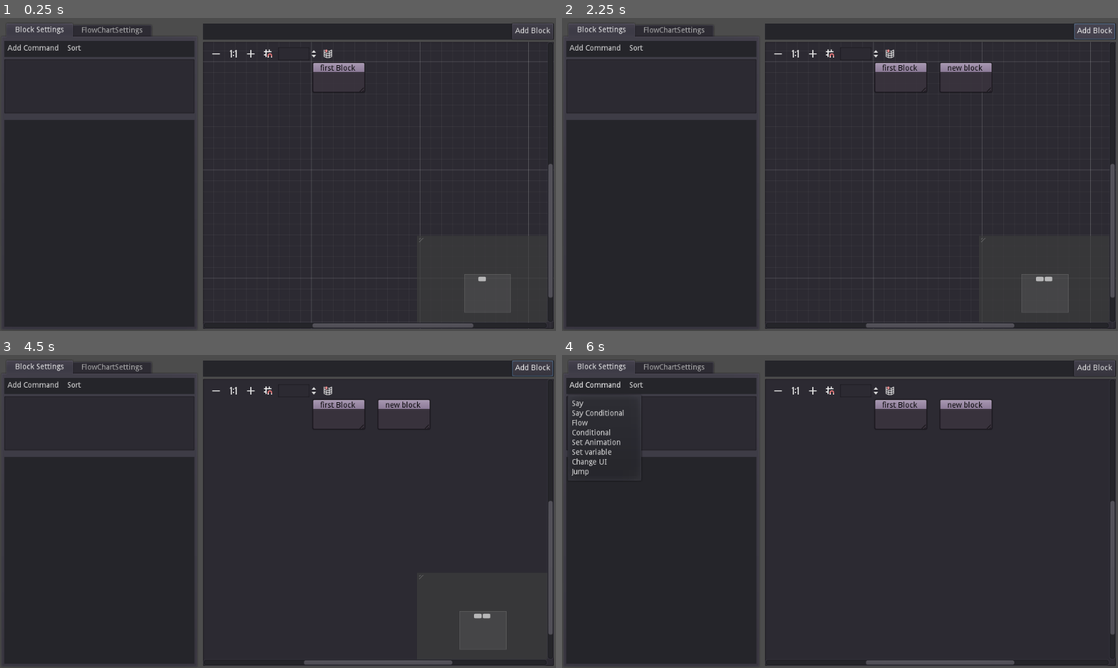
Above: before the commit, frames 1-4 (two rows, left to right).
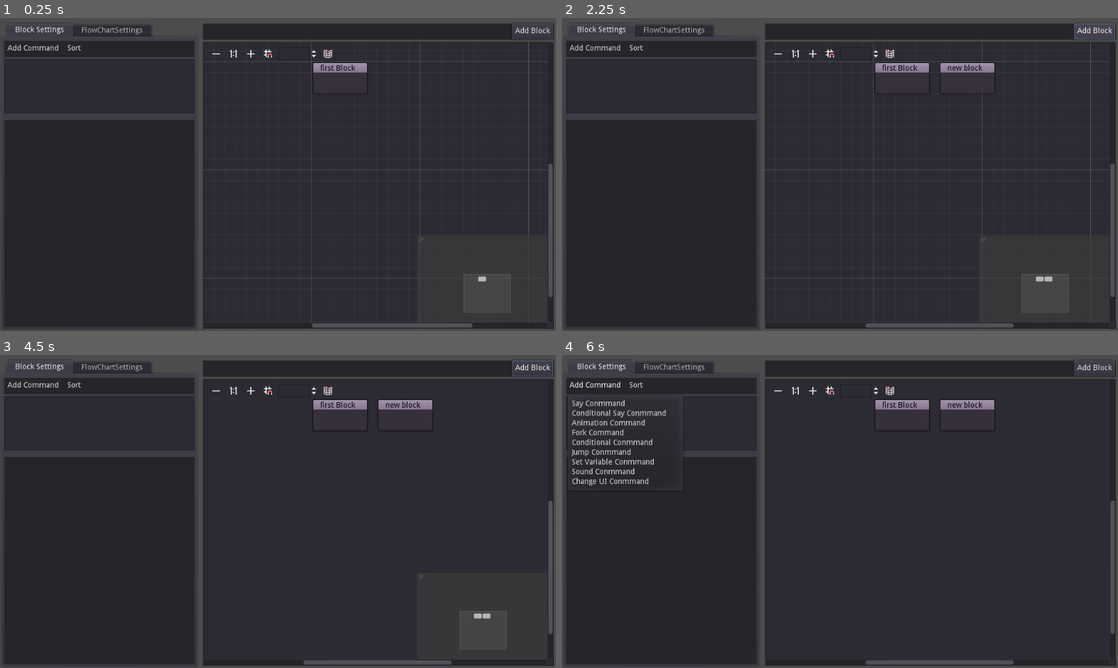
Above: after the commit, the same moments.

Repository: Arrow-x/Mushroom-Dialogs-System
Game: Godot game, scene res://DialogManager/Editor/FlowChartTab.tscn
Two runs of this game, one before a commit and one after it. Both use one fixed random seed, a clock stepped at 60 frames per second and the inputs below. The project has no main scene, so this scene is started directly.
Inputs (mouse positions are in pixels of both pictures, inside the frame that each line leads up to):
- Up to frame 1 (0.25 s): no input
- Up to frame 2 (2.25 s): click "Add Command" at 0.5 s; click "Sort" at 1.25 s; click "Add Block" at 2 s
- Up to frame 3 (4.5 s): click (216, 389) at 2.75 s; click (250, 389) at 3.5 s; click (266, 389) at 4.25 s
- Up to frame 4 (6 s): click (890, 389) at 5 s; click "Add Command" at 5.75 s

The runs differ from the first frame. In frame 1, less than 0.1% of the frame differs, in the area x 56-100%, y 14-99%; in frame 2, 0.1%; in frame 3, 0.1%; in frame 4, 1.3%, in the area x 1-100%, y 14-99%.

Commit message:
Add Command Menu

Diff:
--- a/Dialog System/DialogManager/Dialog Commands/ChangeUI.gd
+++ b/Dialog System/DialogManager/Dialog Commands/ChangeUI.gd
@@ -1,5 +1,5 @@
 extends Command
-class_name change_ui
+class_name change_ui_command
 
 var type : String = "change_ui"
 export (PackedScene) var next_UI
--- /dev/null
+++ b/Dialog System/DialogManager/Editor/AddCommand.gd
@@ -0,0 +1,35 @@
+extends MenuButton
+
+var pop_up : Popup
+
+func _ready():
+	pop_up = get_popup()
+
+	pop_up.add_item("Say Conmmand",0)
+	pop_up.set_item_metadata(0, say_command.new())
+
+	pop_up.add_item("Conditional Say Conmmand",1)
+	pop_up.set_item_metadata(1, cond_say.new())
+
+	pop_up.add_item("Animation Command",2)
+	pop_up.set_item_metadata(2, animation_command.new())
+
+	pop_up.add_item("Fork Command",3)
+	pop_up.set_item_metadata(3, fork_command.new())
+
+	pop_up.add_item("Conditional Conmmand",4)
+	pop_up.set_item_metadata(4, condition_command.new())
+
+	pop_up.add_item("Jump Conmmand",5)
+	pop_up.set_item_metadata(5, jump_command.new())
+
+	pop_up.add_item("Set Variable Conmmand",6)
+	pop_up.set_item_metadata(6, set_var_command.new())
+
+	pop_up.add_item("Sound Conmmand",7)
+	pop_up.set_item_metadata(7, sound_command.new())
+
+	pop_up.add_item("Change UI Conmmand",8)
+	pop_up.set_item_metadata(8, change_ui_command.new())
+
+	pop_up.connect("id_pressed",get_node("../../../CommandsTree"),"_on_add_command", [pop_up])
--- a/Dialog System/DialogManager/Editor/CommandsTree.gd
+++ b/Dialog System/DialogManager/Editor/CommandsTree.gd
@@ -1,12 +1,35 @@
 extends Tree
 
+onready var tree = self
+onready var root = tree.create_item()
+onready var current_block_label : Label = $"../inspectorHeader/inspectorHeaderHBoxContainer/CurrentBlock"
+var current_block : block
 
 func _ready():
-	pass
+	tree.set_hide_root(true)
 
-func _recieve_block_metadeta (data):
-	print ("recived block metadata" + data)
+func _on_GraphNode_graph_node_meta(meta, title):
+	current_block = meta
+	current_block_label.text = "current block: " + title
+	tree.clear()
+	for i in meta.commands :
+		_add_command(i)
 
+func _on_add_command (id: int, pop_up : Popup):
+	var _command : Command
+	if current_block == null:
+		return
 
-func _on_GraphNode_graph_node_meta(meta):
-	print ("meta sent", meta)
+	var _getter : Command = pop_up.get_item_metadata(id)
+	_command = _getter.duplicate() #Carful with the Conditional Command
+	_add_command(_command)
+	current_block.commands.append(_command)
+
+func _add_command(command : Command) -> void:
+	if root == null :
+		root = tree.create_item()
+		tree.set_hide_root(true)
+
+	var _item : TreeItem = tree.create_item(root)
+	_item.set_text(0, command.type)
+	_item.set_meta(String(command.get_rid()), command)
--- a/Dialog System/DialogManager/Editor/FlowChartTab.tscn
+++ b/Dialog System/DialogManager/Editor/FlowChartTab.tscn
@@ -1,8 +1,9 @@
-[gd_scene load_steps=4 format=2]
+[gd_scene load_steps=5 format=2]
 
 [ext_resource path="res://DialogManager/Editor/CommandsTree.gd" type="Script" id=1]
 [ext_resource path="res://DialogManager/Editor/GraphEdit.gd" type="Script" id=2]
 [ext_resource path="res://DialogManager/Editor/FlowChartTab.gd" type="Script" id=3]
+[ext_resource path="res://DialogManager/Editor/AddCommand.gd" type="Script" id=4]
 
 [node name="FlowChartTab" type="HSplitContainer"]
 anchor_right = 1.0
@@ -54,13 +55,21 @@
 margin_right = 106.0
 margin_bottom = 29.0
 text = "Add Command"
-items = [ "Say", null, 0, false, false, 0, 0, null, "", false, "Say Conditional", null, 0, false, false, 1, 0, null, "", false, "Flow", null, 0, false, false, 2, 0, null, "", false, "Conditional", null, 0, false, false, 3, 0, null, "", false, "Set Animation", null, 0, false, false, 4, 0, null, "", false, "Set variable", null, 0, false, false, 5, 0, null, "", false, "Change UI", null, 0, false, false, 6, 0, null, "", false, "Jump", null, 0, false, false, 7, 0, null, "", false ]
+script = ExtResource( 4 )
 
 [node name="Sort" type="MenuButton" parent="InspectorTabContainer/Block Settings/InspectorVContainer/inspectorHeader/inspectorHeaderHBoxContainer"]
 margin_left = 110.0
 margin_right = 147.0
 margin_bottom = 29.0
 text = "Sort"
+
+[node name="CurrentBlock" type="Label" parent="InspectorTabContainer/Block Settings/InspectorVContainer/inspectorHeader/inspectorHeaderHBoxContainer"]
+margin_left = 151.0
+margin_top = 7.0
+margin_right = 349.0
+margin_bottom = 21.0
+size_flags_horizontal = 3
+align = 2
 
 [node name="CommandsTree" type="Tree" parent="InspectorTabContainer/Block Settings/InspectorVContainer"]
 margin_top = 34.0
--- a/Dialog System/DialogManager/Editor/GraphNode.tscn
+++ b/Dialog System/DialogManager/Editor/GraphNode.tscn
@@ -3,13 +3,13 @@
 [ext_resource path="res://DialogManager/Editor/GraphNodeScript.gd" type="Script" id=1]
 
 [node name="GraphNode" type="GraphNode"]
-margin_left = 202.52
-margin_top = 36.0
-margin_right = 302.52
-margin_bottom = 96.0
+modulate = Color( 0.964706, 0.956863, 0.956863, 1 )
+margin_left = 8.0
+margin_top = 7.0
+margin_right = 113.0
+margin_bottom = 70.0
 mouse_filter = 1
 title = "First Block"
-resizable = true
 script = ExtResource( 1 )
 __meta__ = {
 "_edit_use_anchors_": false
--- a/Dialog System/DialogManager/Editor/GraphNodeScript.gd
+++ b/Dialog System/DialogManager/Editor/GraphNodeScript.gd
@@ -1,8 +1,8 @@
 extends GraphNode
 
-signal graph_node_meta (meta)
+signal graph_node_meta (meta, title)
 
 func _gui_input(event: InputEvent):
 	if event.is_action_pressed("left_mouse"):
 		print("clicked")
-		emit_signal("graph_node_meta",self.get_meta("block"))
+		emit_signal("graph_node_meta",self.get_meta("block"),title)
--- a/Dialog System/project.godot
+++ b/Dialog System/project.godot
@@ -35,7 +35,7 @@
 "path": "res://DialogManager/Dialog Commands/Block.gd"
 }, {
 "base": "Command",
-"class": "change_ui",
+"class": "change_ui_command",
 "language": "GDScript",
 "path": "res://DialogManager/Dialog Commands/ChangeUI.gd"
 }, {
@@ -95,7 +95,7 @@
 "FlowChart": "",
 "animation_command": "",
 "block": "",
-"change_ui": "",
+"change_ui_command": "",
 "choice": "",
 "cond_choice": "",
 "cond_say": "",
@@ -111,7 +111,6 @@
 [application]
 
 config/name="Dialog System"
-run/main_scene="res://Testing/Testing Sceen.tscn"
 run/low_processor_mode=true
 config/icon="res://icon.png"
 
